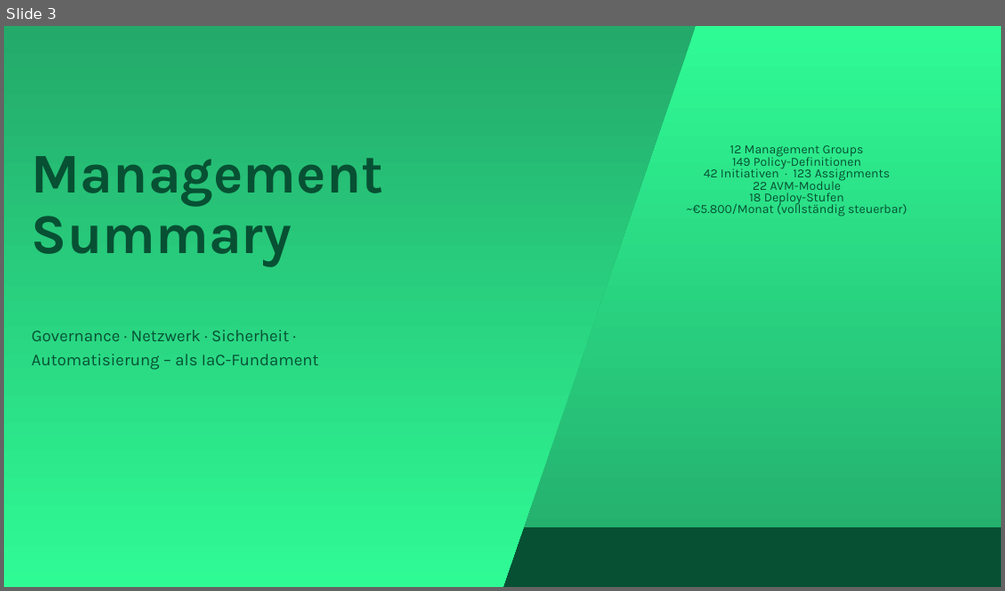
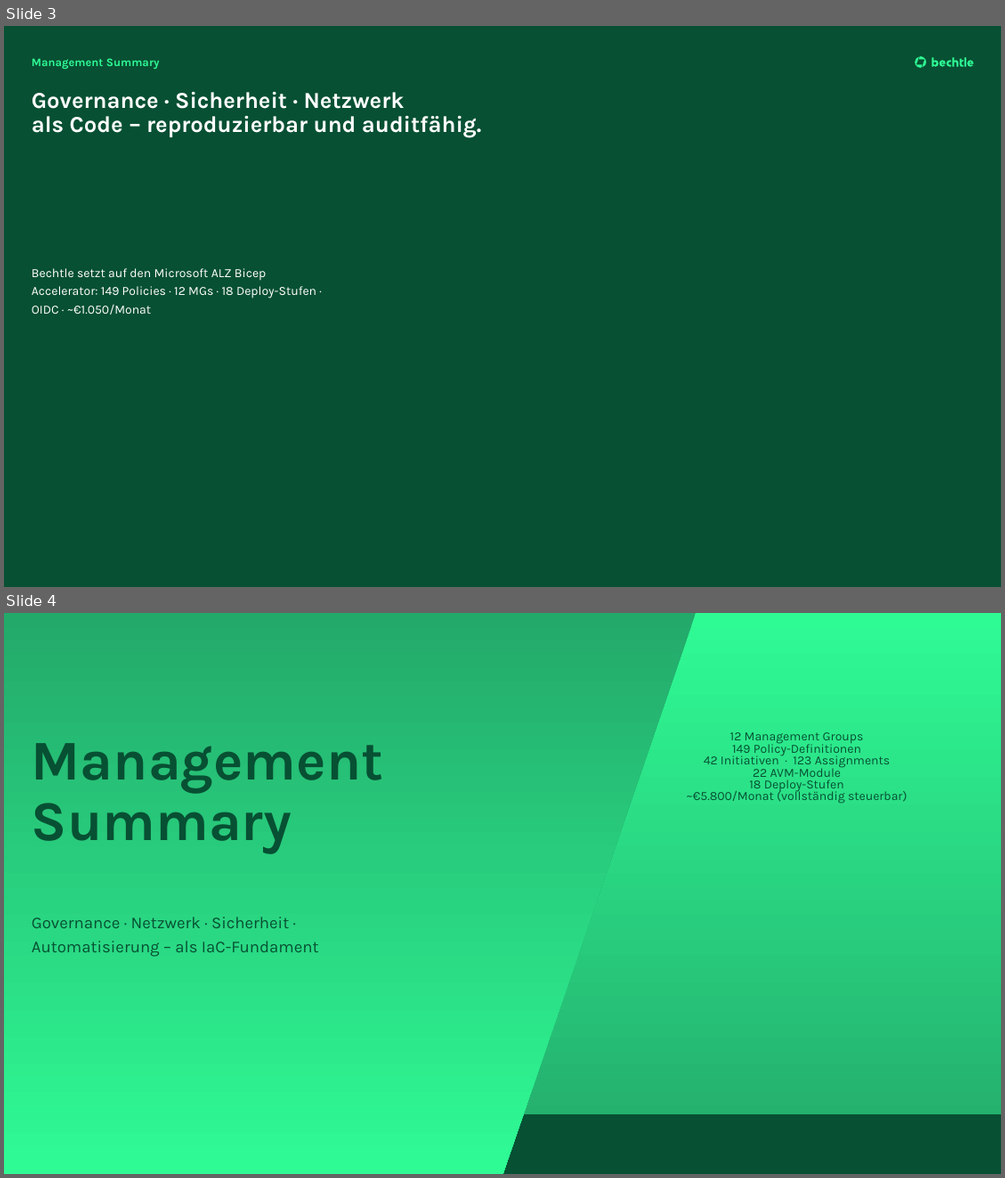
Before and after one commit to YannickBeck/azure-landing-zone, a slide deck: docs/konzept/Powerpoint/Azure-Landing-Zone-Konzept.pptx. Shown one above the other, each under a label of ours: slide 3 before the commit, slides 3 and 4 after it. The pictures are 1005x591 and 1005x1178 pixels, drawn with LibreOffice and Linux fonts; fonts in the diff are those of the drawing. Boxes give left, top, right and bottom in pixels: in the first picture for what was removed or moved away, otherwise in the second. Text is boxed around its words. In the diff, an @@ line names an element or a change of style, - is before the commit and + after.

```diff
--- a/docs/konzept/Powerpoint/Azure-Landing-Zone-Konzept.pptx
+++ b/docs/konzept/Powerpoint/Azure-Landing-Zone-Konzept.pptx
@@ slide 3 added at bbox=[4, 26, 1001, 587], background #075033 @@
@@ subtitle added at bbox=[32, 58, 160, 69], 11 pt, text #2FFB95, bold @@
+Management Summary
@@ freeform shape added at bbox=[914, 56, 923, 68], fill #2FFB95, outline #075033 0.25 pt @@
@@ freeform shape added at bbox=[919, 56, 927, 68], fill #2FFB95, outline #075033 0.25 pt @@
@@ freeform shape added at bbox=[932, 57, 973, 66], fill #2FFB95 @@
@@ title added at bbox=[32, 91, 481, 137], 22 pt, text #FFFFFF, bold @@
+Governance · Sicherheit · Netzwerk
+als Code – reproduzierbar und auditfähig.
@@ text added at bbox=[32, 268, 316, 314], 12 pt, text #FFFFFF @@
+Bechtle setzt auf den Microsoft ALZ Bicep Accelerator: 149 Policies · 12 MGs · 18 Deploy-Stufen · OIDC · ~€1.050/Monat
@@ what was slide 3 is now slide 4 @@
```
Also in this commit, not shown: 3 slides changed, 2 other slides added, 2 other files.
